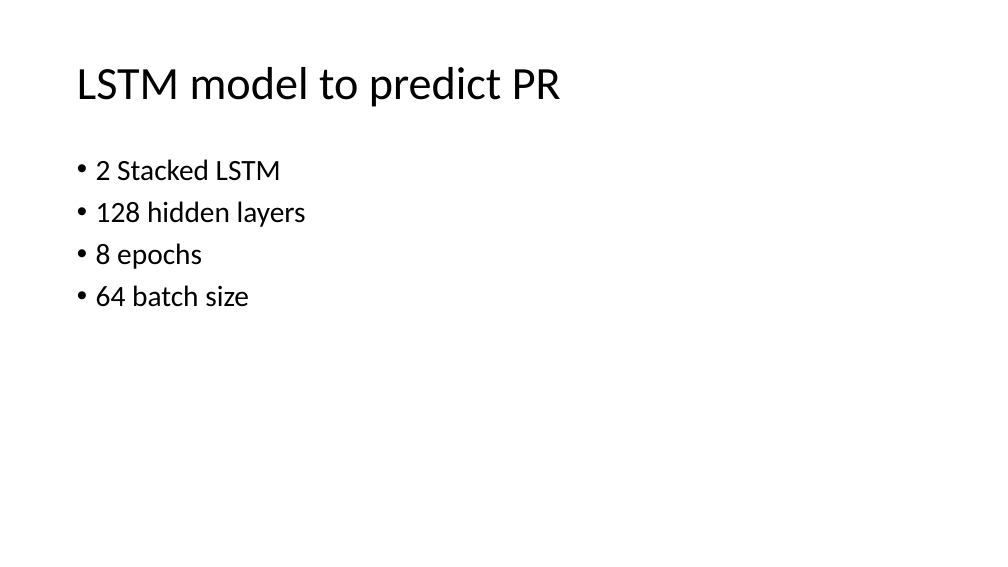
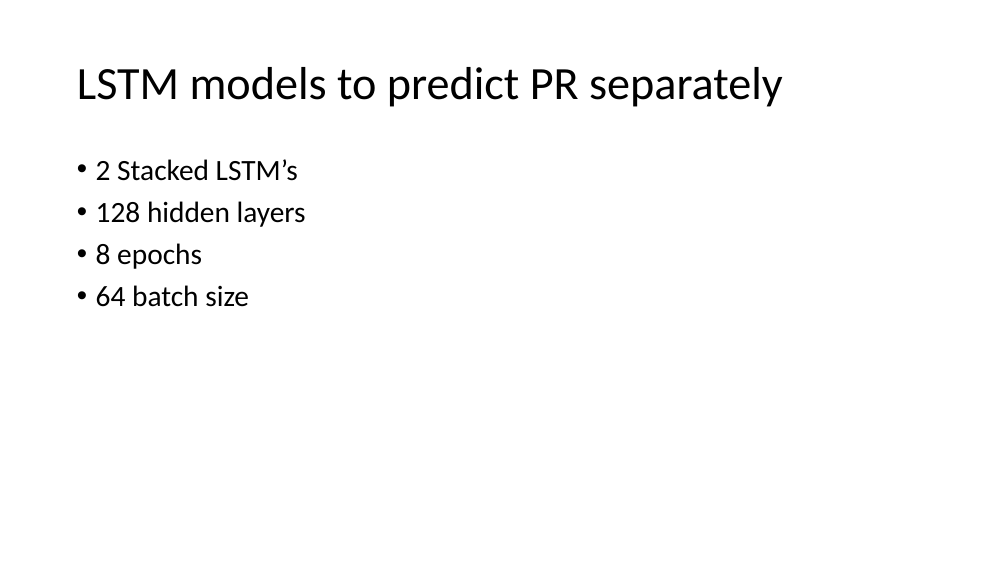
Before and after one commit to lancedw/3D-state-prediction-for-surface-vessels-using-IMU-data-and-images, a slide deck: slide 3 of Documentation/Presentations/Meeting 25-03-22.pptx (slide 2 before the commit). Drawn at 1008x567 pixels with LibreOffice and Linux fonts; fonts in the diff are those of the drawing. Boxes give left, top, right and bottom in pixels: in the first picture for what was removed or moved away, otherwise in the second. Text is boxed around its words. In the diff, an @@ line names an element or a change of style, - is before the commit and + after.

Commit message:
testing PR model with diff seq length

```diff
--- a/Documentation/Presentations/Meeting 25-03-22.pptx
+++ b/Documentation/Presentations/Meeting 25-03-22.pptx
@@ title at (77, 67, 783, 107): text changed @@
-LSTM model to predict PR
+LSTM models to predict PR separately
@@ text at (96, 159, 298, 181): text changed @@
-• 2 Stacked LSTM
+• 2 Stacked LSTM’s
```
Also in this commit, not shown: 1 other slide changed, 14 slides added, 9 other files.
